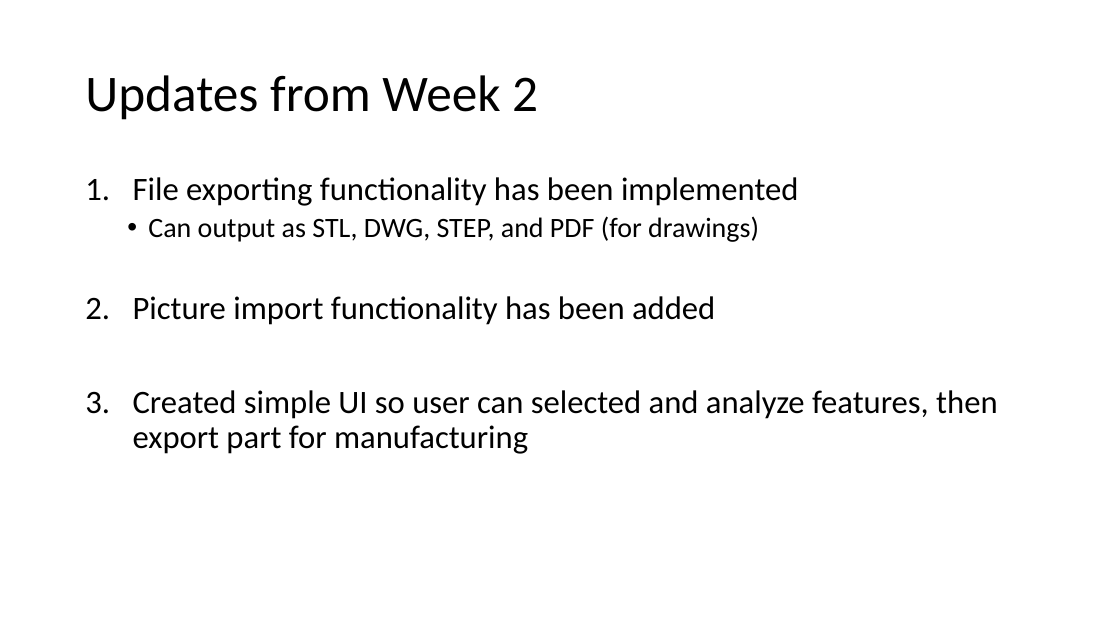
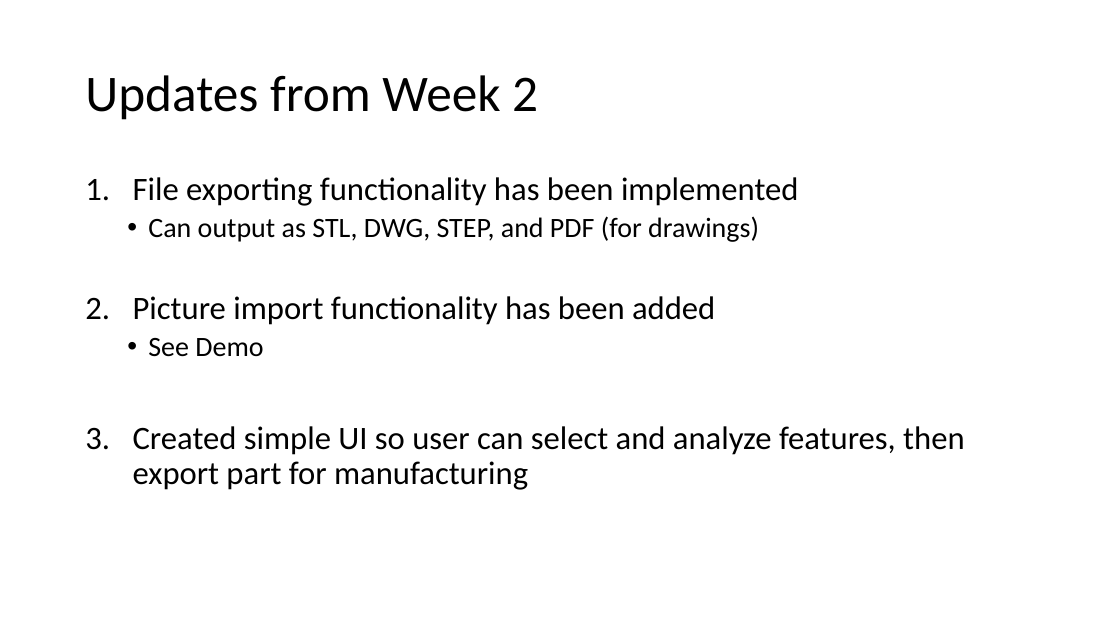
Before and after one commit to amarellapudi/Solidworks-DFM-PlugIn, a slide deck: slide 2 of Weekly Updates/Week2.pptx. Drawn at 1120x630 pixels with LibreOffice and Linux fonts; fonts in the diff are those of the drawing. Boxes give left, top, right and bottom in pixels: in the first picture for what was removed or moved away, otherwise in the second. Text is boxed around its words. In the diff, an @@ line names an element or a change of style, - is before the commit and + after.

```diff
--- a/Weekly Updates/Week2.pptx
+++ b/Weekly Updates/Week2.pptx
@@ text at (x1=133, y1=338, x2=964, y2=490): text changed @@
-3. Created simple UI so user can selected and analyze features, then export part for manufacturing
+  • See Demo
+3. Created simple UI so user can select and analyze features, then export part for manufacturing
```
Also in this commit, not shown: 2 other slides changed, 3 slides added, 7 other files.
